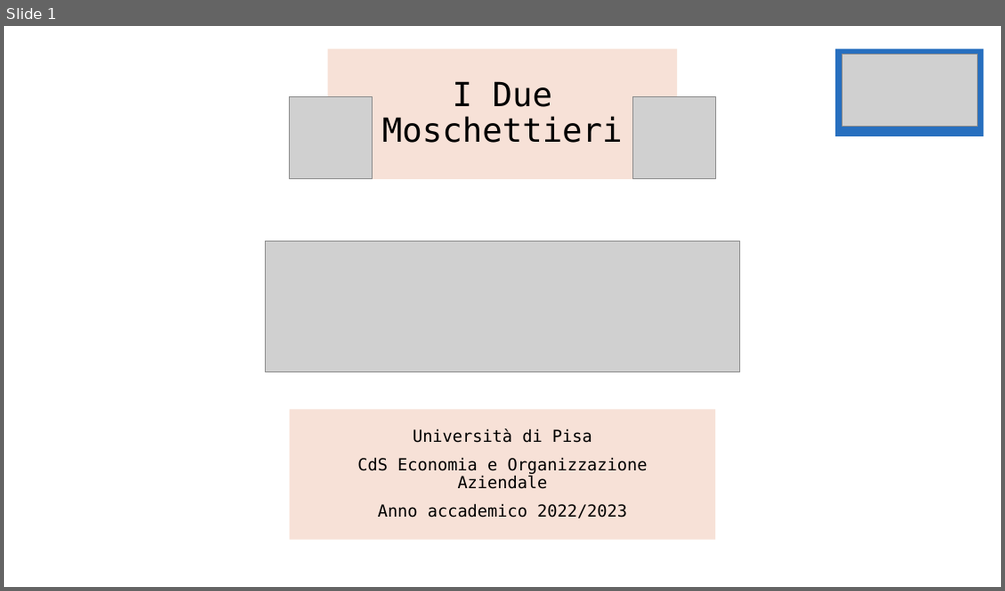
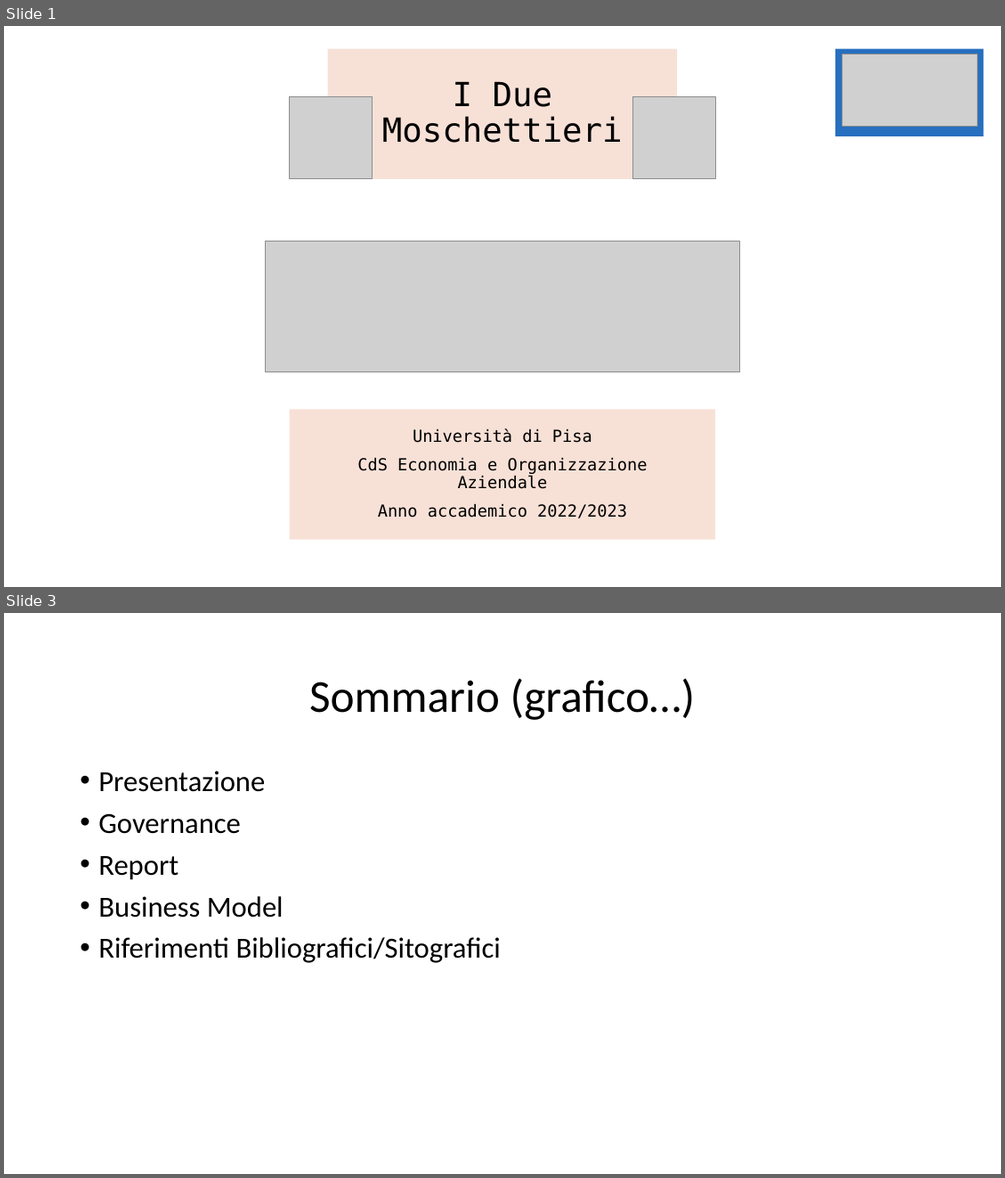
Before and after one commit to OMGitsDrake/PWEOA23-IDueMoschettieri, a slide deck: I Due Moschettieri.pptx. Shown one above the other, each under a label of ours: slide 1 before the commit, slides 1 and 3 after it; the slides between them are not shown. The pictures are 1005x591 and 1005x1178 pixels, drawn with LibreOffice and Linux fonts; fonts in the diff are those of the drawing; grey boxes stand for pictures. Boxes give left, top, right and bottom in pixels: in the first picture for what was removed or moved away, otherwise in the second. Text is boxed around its words. In the diff, an @@ line names an element or a change of style, - is before the commit and + after.

```diff
--- a/I Due Moschettieri.pptx
+++ b/I Due Moschettieri.pptx
@@ slide 3 added at box(4, 613, 1001, 1174), background #FFFFFF @@
@@ title added at box(309, 678, 696, 720), 44 pt, text #000000 @@
+Sommario (grafico…)
@@ text added at box(98, 771, 501, 963), 28 pt, text #000000 @@
+• Presentazione
+• Governance
+• Report
+• Business Model
+• Riferimenti Bibliografici/Sitografici
```
Also in this commit, not shown: 7 other slides added, 1 slide removed.
